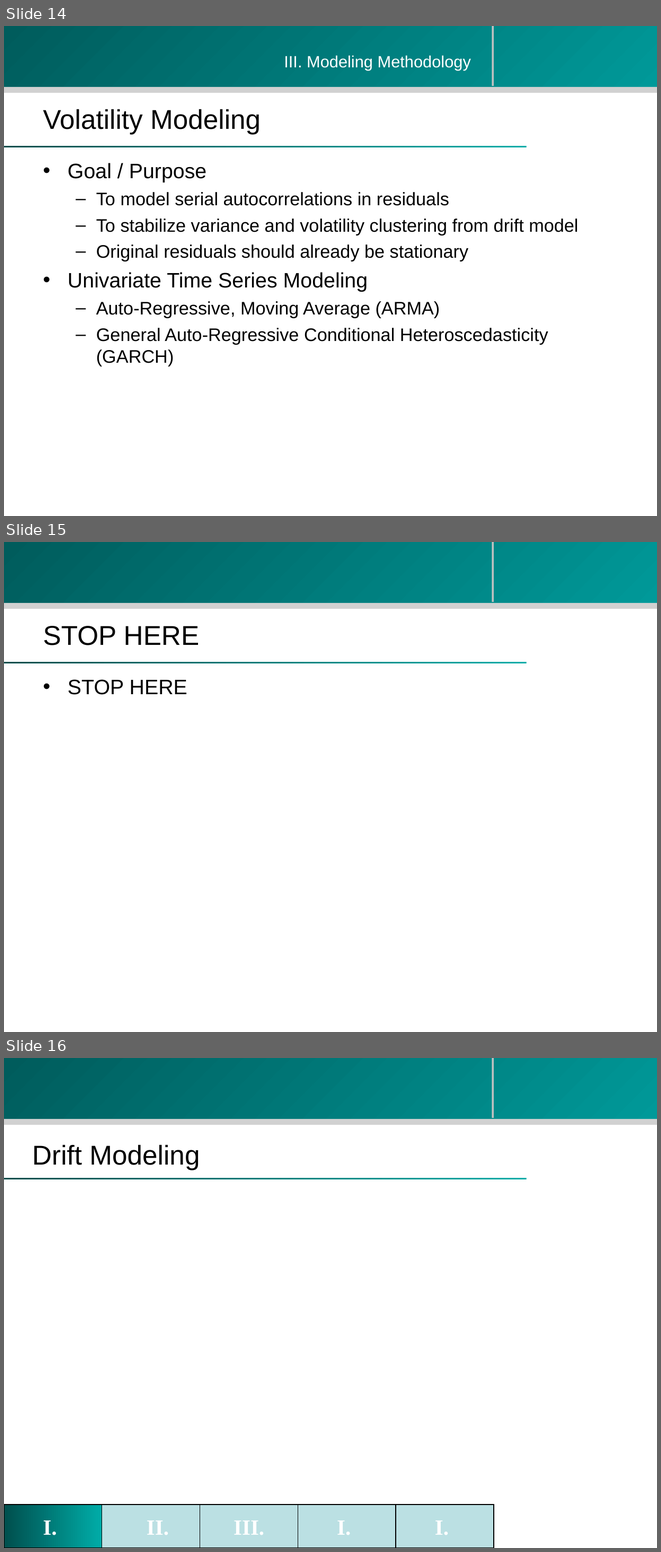
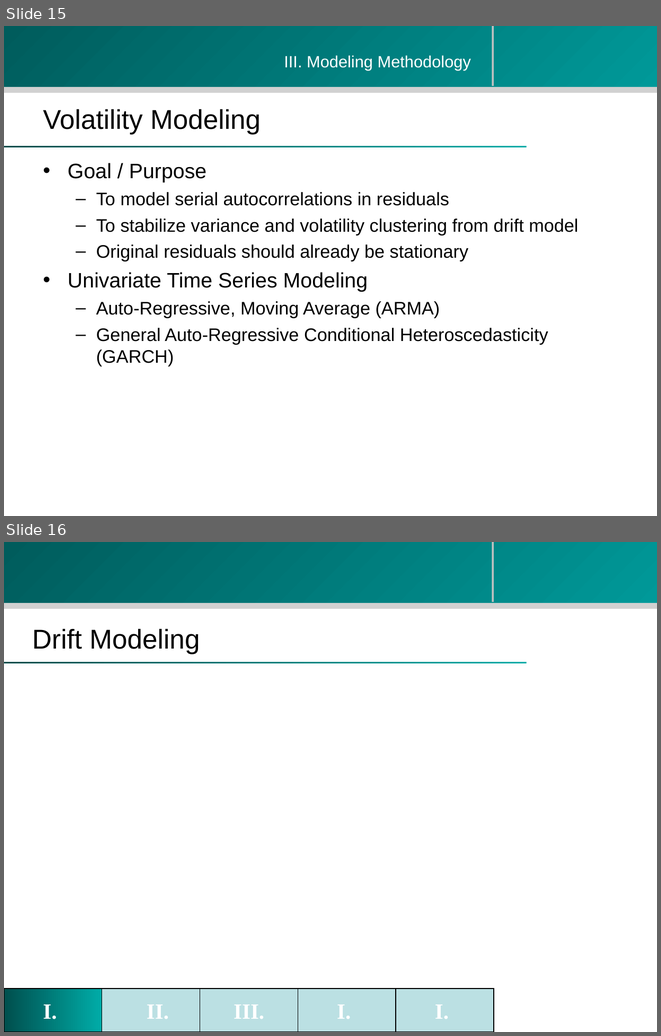
Before and after one commit to zhouzhenghui/svnrepository, a slide deck: SVNRepository/Presentation/M.Eng Final Presentation-take2.ppt. Shown one above the other, each under a label of ours: slides 14, 15 and 16 before the commit, slides 15 and 16 after it. The pictures are 661x1552 and 661x1036 pixels, drawn with LibreOffice and Linux fonts; fonts in the diff are those of the drawing; background and template pictures are left out. Boxes give left, top, right and bottom in pixels: in the first picture for what was removed or moved away, otherwise in the second. Text is boxed around its words. In the diff, an @@ line names an element or a change of style, - is before the commit and + after.

```diff
--- a/SVNRepository/Presentation/M.Eng Final Presentation-take2.ppt
+++ b/SVNRepository/Presentation/M.Eng Final Presentation-take2.ppt
@@ slide 15 removed at (x1=4, y1=542, x2=657, y2=1032), background #FFFFFF; not listed: 4 template elements that a slide beside it also shows @@
@@ title removed at (x1=43, y1=626, x2=199, y2=645) @@
-STOP HERE
@@ text removed at (x1=68, y1=679, x2=187, y2=695) @@
-• STOP HERE
@@ what was slide 14 is now slide 15 @@
```
Also in this commit, not shown: 6 slides changed, 1 slide added.
